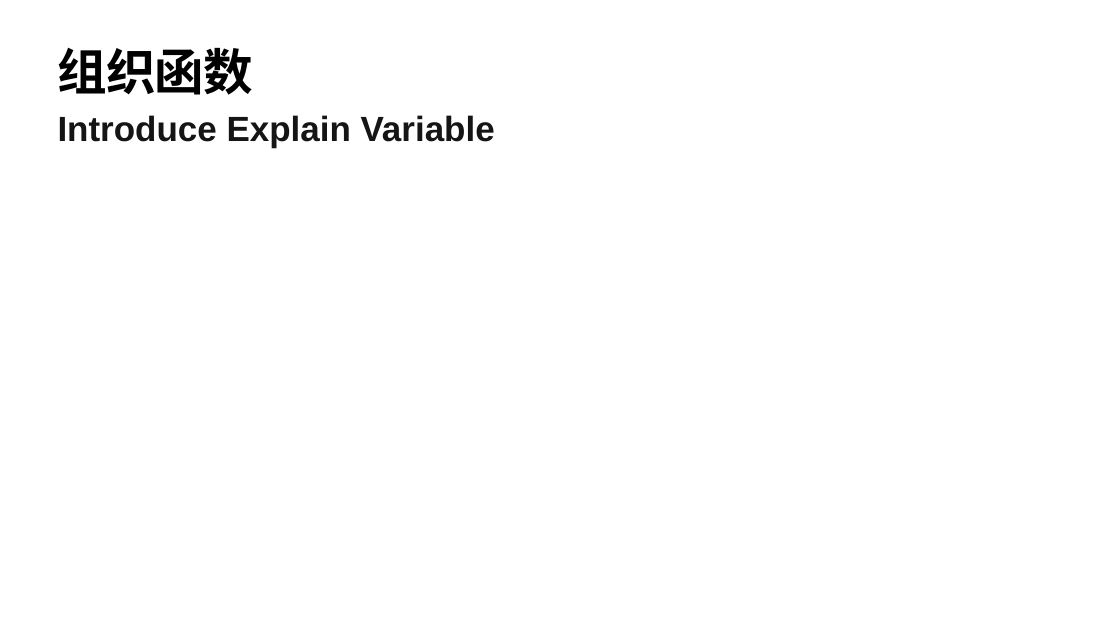
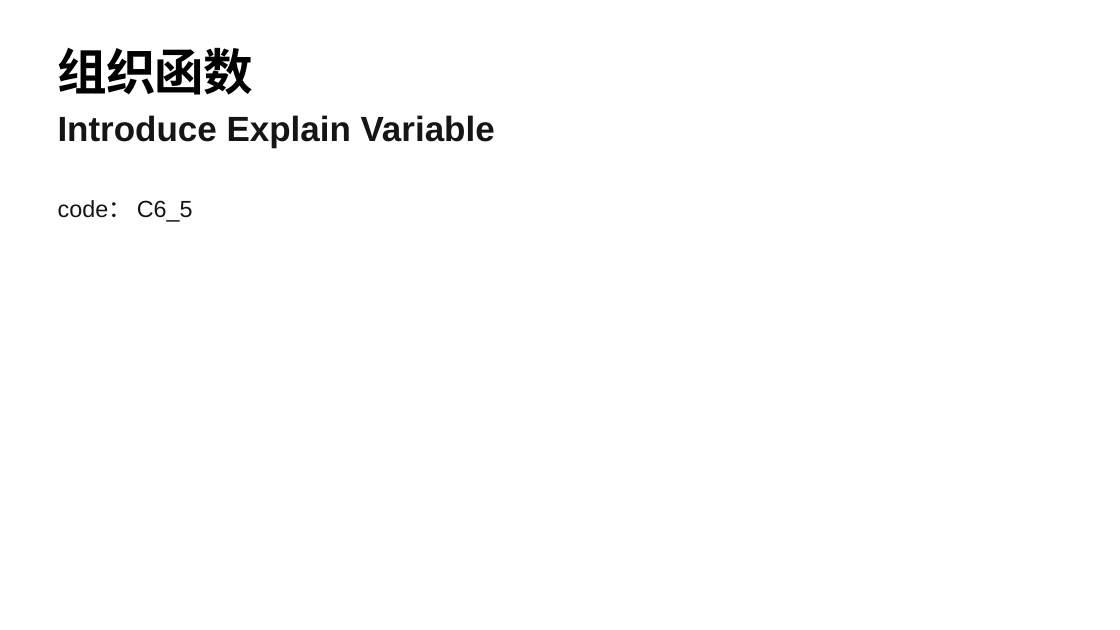
Before and after one commit to YingVickyCao/YingVickyCao.github.io, a slide deck: slide 12 of books/Refactoring/session/Refactoring_2.pptx. Drawn at 1120x630 pixels with LibreOffice and Linux fonts; fonts in the diff are those of the drawing. Boxes give left, top, right and bottom in pixels: in the first picture for what was removed or moved away, otherwise in the second. Text is boxed around its words. In the diff, an @@ line names an element or a change of style, - is before the commit and + after.

```diff
--- a/books/Refactoring/session/Refactoring_2.pptx
+++ b/books/Refactoring/session/Refactoring_2.pptx
@@ text added at [58, 200, 193, 222], 40 pt, text #151515 @@
+code： C6_5
```
Also in this commit, not shown: 3 other slides changed, 1 other file.
